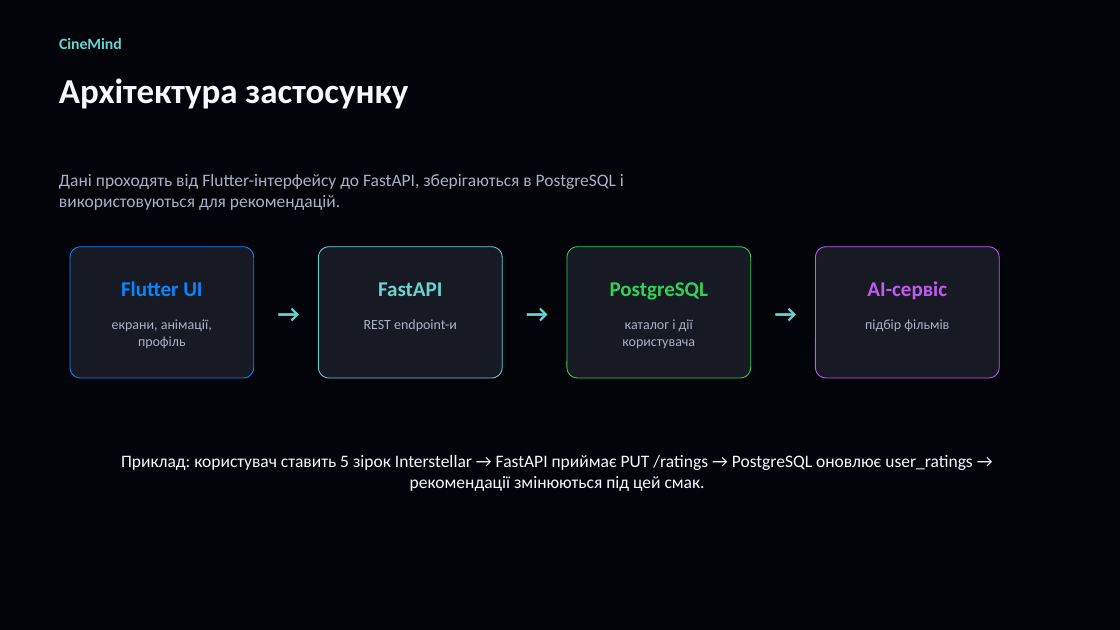
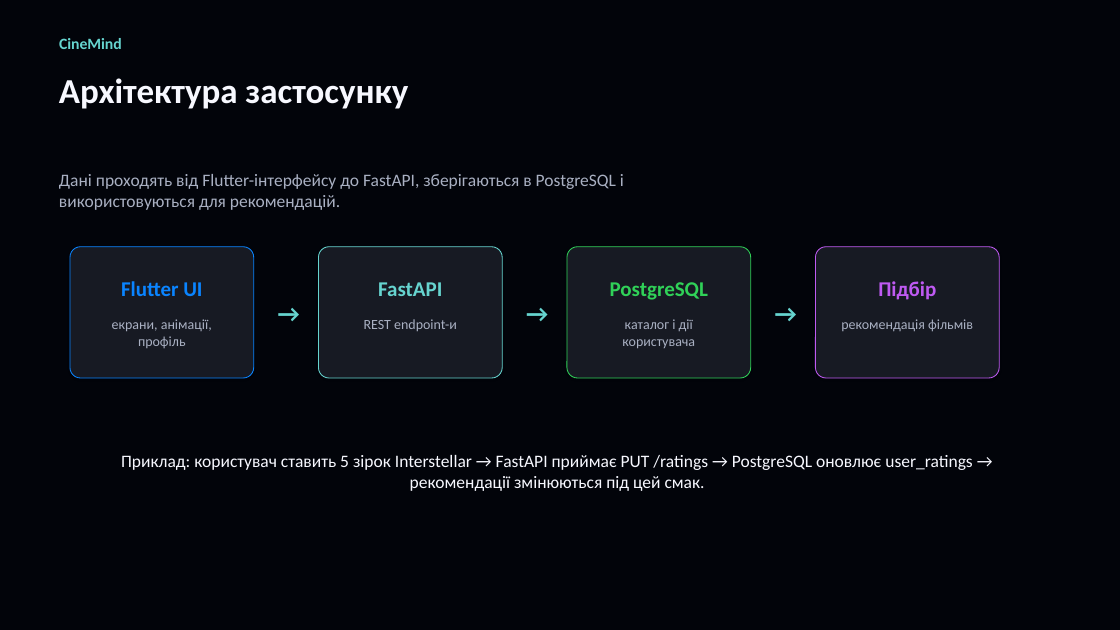
Before and after one commit to Vanil-CEO/CineMind-movie-ai, a slide deck: slide 3 of docs/presentations/CineMind_захист_проєкту.pptx. Drawn at 1120x630 pixels with LibreOffice and Linux fonts; fonts in the diff are those of the drawing. Boxes give left, top, right and bottom in pixels: in the first picture for what was removed or moved away, otherwise in the second. Text is boxed around its words. In the diff, an @@ line names an element or a change of style, - is before the commit and + after.

```diff
--- a/docs/presentations/CineMind_захист_проєкту.pptx
+++ b/docs/presentations/CineMind_захист_проєкту.pptx
@@ text at box(878, 281, 936, 300): text changed @@
-AI-сервіс
+Підбір
@@ text at box(841, 319, 973, 332): text changed @@
-підбір фільмів
+рекомендація фільмів
```
Also in this commit, not shown: 6 other slides changed, 1 slide added, 1 other file.
